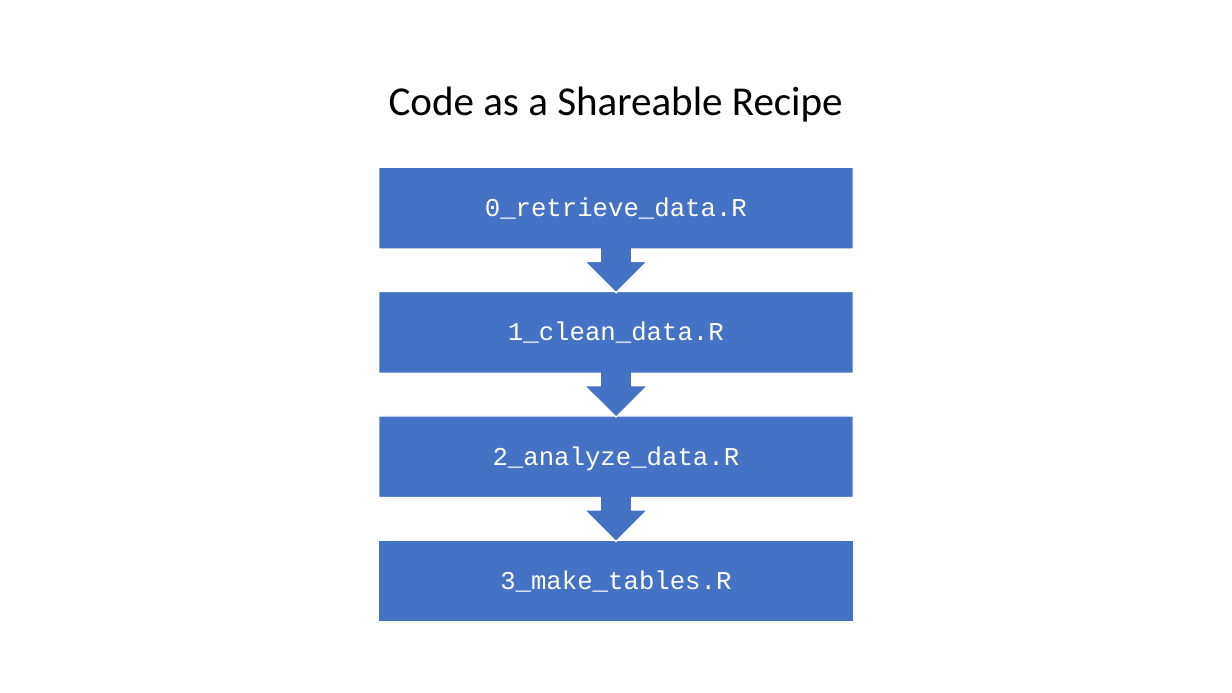
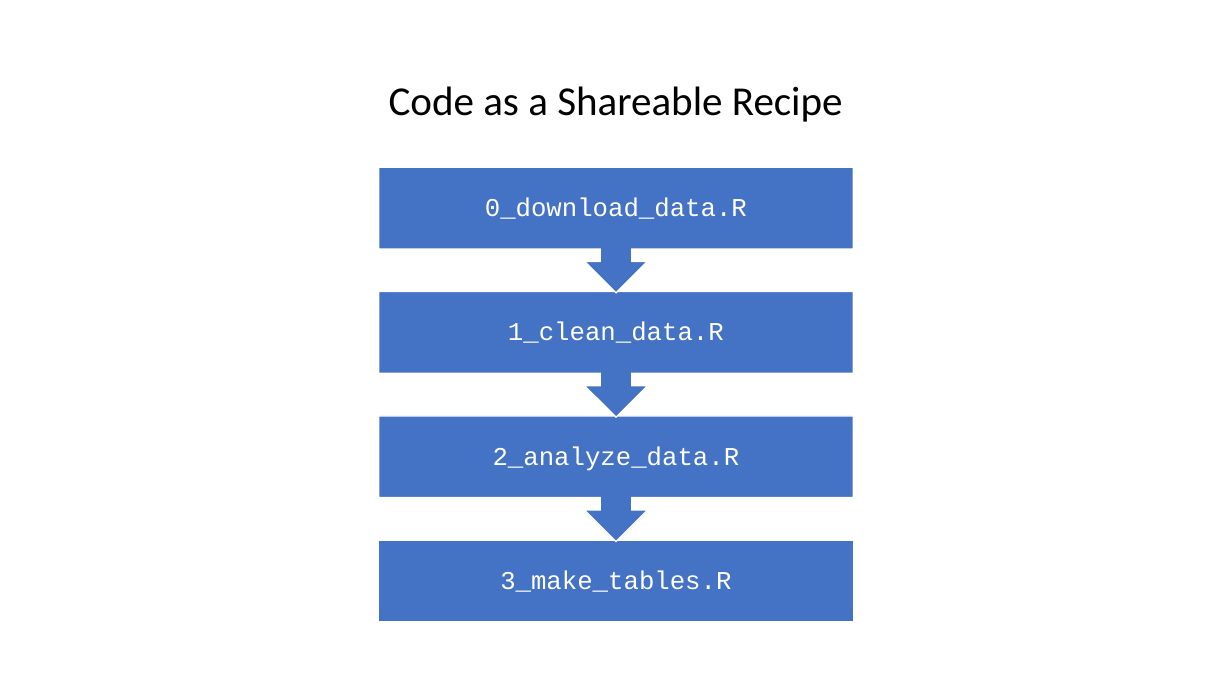
Before and after one commit to CenterOnBudget/r-intro-training, a slide deck: slide 7 of slides/intro_slides.pptx (slide 6 before the commit). Drawn at 1232x693 pixels with LibreOffice and Linux fonts; fonts in the diff are those of the drawing. Boxes give left, top, right and bottom in pixels: in the first picture for what was removed or moved away, otherwise in the second. Text is boxed around its words. In the diff, an @@ line names an element or a change of style, - is before the commit and + after.

Commit message:
Update slides

```diff
--- a/slides/intro_slides.pptx
+++ b/slides/intro_slides.pptx
@@ text at [485,197,747,219]: text changed @@
-0_retrieve_data.R
+0_download_data.R
```
Also in this commit, not shown: 1 slide added.
